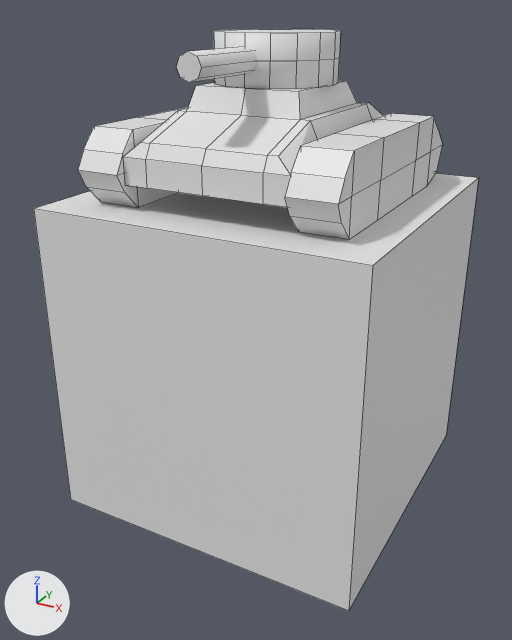
One commit to the Blender file entities/tank/visuals/tank.blend: the scene before it, then after it.
Rendered twice from a camera (50 mm lens) standing at (1.97, -3.81, 1.03) and looking at (-0.04, -0.15, -0.8). Lighting does not change. The marker at lower left points along +X, +Y and +Z. Mesh edges are drawn as thin lines.

The first picture shows 'Cube_noimp', 'cannon', 'tank_hull', 'tank_tracks', 'turret_conical'.
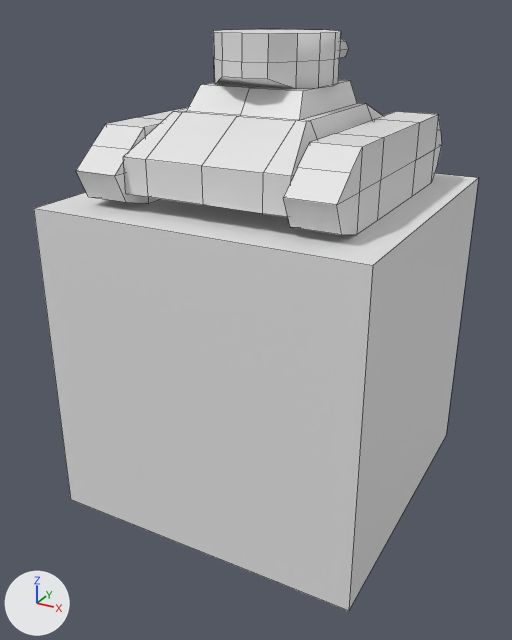
Commit message: fixed some weird transforms on the tank

Where the newer file only moved an object's origin or applied its transform, the numbers keep the older frame.

Location of each change, [x1, y1, x2, y2] in pixels of the pictures (512 x 640 px; the box of a moved part takes in the faces that stretch with it):
'tank_hull', reshaped (8% taller): before [123, 81, 383, 208]; after [123, 80, 382, 217]
'tank_tracks', reshaped: before [78, 107, 442, 240]; after [76, 107, 442, 235]
'cannon', reshaped: before [176, 47, 257, 83]; after [339, 38, 348, 59]
part 1 of me_cube_001, moved or reshaped: before [123, 157, 290, 208]; after [123, 157, 294, 217]
part 2 of me_cube_001, moved or reshaped: before [187, 81, 357, 120]; after [187, 80, 357, 120]
part 3 of me_cube_001, moved or reshaped: before [357, 102, 383, 120]; after [366, 104, 382, 120]
part 4 of me_cube_001, moved or reshaped: before [123, 110, 317, 176]; after [123, 111, 317, 176]
part 5 of me_cube_002, moved or reshaped: before [78, 170, 352, 240]; after [76, 171, 359, 235]
part 6 of me_cube_002, moved or reshaped: before [78, 126, 354, 204]; after [76, 124, 362, 205]
part 7 of me_cube_002, moved or reshaped: before [97, 117, 384, 240]; after [107, 117, 384, 234]
part 8 of me_cube_002, moved or reshaped: before [427, 145, 442, 185]; after [432, 145, 442, 180]
part 9 of me_cube_002, moved or reshaped: before [430, 119, 442, 152]; after [435, 115, 442, 149]
part 10 of me_cube_002, moved or reshaped: before [376, 113, 434, 196]; after [376, 111, 438, 196]
part 11 of me_cylinder, moved or reshaped: before [214, 29, 339, 61]; after [214, 29, 339, 63]
part 12 of me_cylinder, moved or reshaped: before [215, 61, 297, 89]; after [214, 58, 297, 89]
part 13 of me_cylinder_001, deleted: before [176, 47, 257, 83]
part 14 of me_cylinder_001, added: after [339, 38, 348, 59]

The change, as a diff of the scene's bpy script:
```diff
--- a/entities/tank/visuals/tank.blend.py
+++ b/entities/tank/visuals/tank.blend.py
@@ me_cube_001 @@
 me_cube_001.from_pydata(...)  # 36 vertices, 30 faces; spans x -0.5..0.0, y -0.8..0.8, z 0.1..0.63
 # used by ob_tank_hull; location = (0.0, 0.0, 0.0)
+# me_cube_001 part 1: all 3 vertices in x -0.5..0.0, y -0.8, z 0.15 are moved by (0.0, 0.0, -0.05)
+# me_cube_001 part 2: all 4 vertices in x -0.32..0.0, y -0.35..0.3, z 0.63 are moved by (0.0, 0.05, 0.0)
+# me_cube_001 part 3: all 3 vertices in x -0.41..0.0, y 0.45, z 0.5 are moved by (0.0, 0.31, -0.12)
+# me_cube_001 part 4: all 3 vertices in x -0.41..0.0, y -0.76, z 0.38 are moved by (0.0, 0.31, 0.12)
 me_cube_001.materials.append(mat_light_wood)
@@ me_cube_002 @@
 me_cube_002.from_pydata(...)  # 36 vertices, 34 faces; spans x -0.77..-0.5, y -0.86..0.88, z 0.0..0.43
 # used by ob_tank_tracks; parent = ob_tank_hull; location = (0.0, 0.0, 0.0)
+# me_cube_002 part 5: all 2 vertices in x -0.77..-0.5, y -0.81, z 0.11 are moved by (0.0, 0.01, -0.06)
+# me_cube_002 part 6: all 2 vertices in x -0.77..-0.5, y -0.8, z 0.32 are moved by (0.0, 0.07, 0.01)
+# me_cube_002 part 7: all 6 vertices in x -0.77..-0.5, y -0.7, z 0.0..0.43 are moved by (0.0, 0.1, 0.0)
+# me_cube_002 part 8: all 2 vertices in x -0.77..-0.5, y 0.8, z 0.05 are moved by (0.0, 0.01, 0.06)
+# me_cube_002 part 9: all 2 vertices in x -0.77..-0.5, y 0.73, z 0.33 are moved by (0.0, 0.07, -0.01)
+# me_cube_002 part 10: all 6 vertices in x -0.77..-0.5, y 0.6, z 0.0..0.43 are moved by (0.0, 0.1, 0.0)
 me_cube_002.materials.append(mat_light_wood)
@@ me_cylinder @@
 me_cylinder.from_pydata(...)  # 48 vertices, 34 faces; spans x -0.357..0.357, y -0.357..0.44, z 0.635..0.91
 # used by ob_turret_conical; location = (0.0, 0.0, 0.0)
+# me_cylinder part 11: all 6 vertices in x -0.137..0.137, y -0.357..-0.33, z 0.772..0.91 are moved by (0.03, -0.082, 0.0)
+# me_cylinder part 12: all 3 vertices in x -0.137..0.137, y -0.357..-0.33, z 0.635 are moved by (0.03, -0.082, 0.059)
 me_cylinder.materials.append(mat_light_wood)
@@ me_cylinder_001 @@
 # used by ob_cannon; location = (0.0, 0.0, 0.0); rotation_euler = (1.571, 0.0, 0.0), in degrees (90, 0, 0)
-me_cylinder_001.from_pydata(...)  # 16 vertices, 10 faces; spans x -0.069..0.069, y 0.706..0.843, z -0.113..0.887
+me_cylinder_001.from_pydata(...)  # 16 vertices, 10 faces; spans x -0.069..0.069, y 0.71..0.847, z -0.915..0.085
+# me_cylinder_001 part 13: 16 vertices removed from x -0.069..0.069, y 0.706..0.843, z -0.113..0.887
+# me_cylinder_001 part 14: 16 vertices added at x -0.069..0.069, y 0.71..0.847, z -0.915..0.085, forming an 8-sided cylinder along z
 me_cylinder_001.materials.append(mat_light_wood)
```
